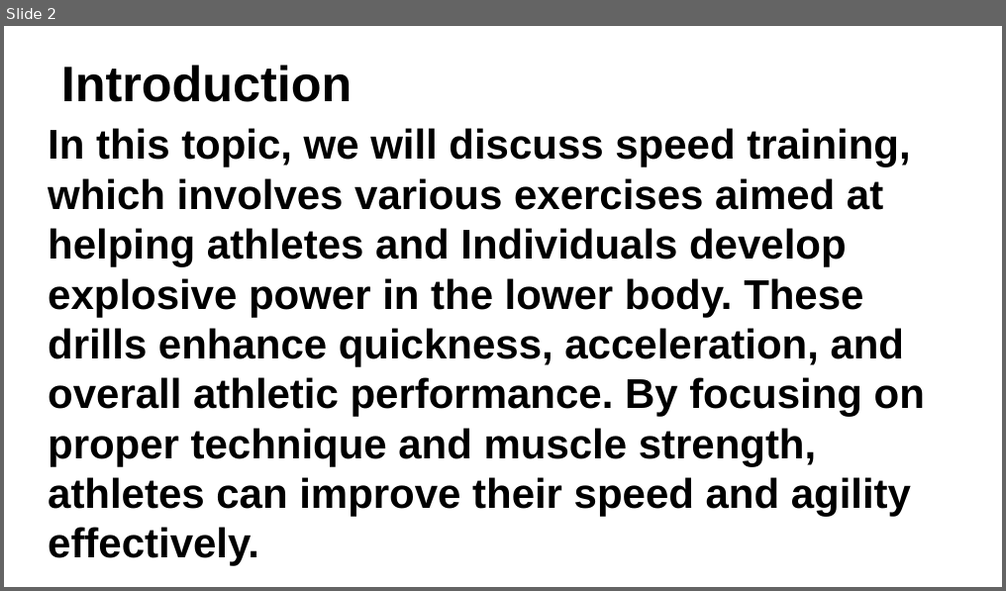
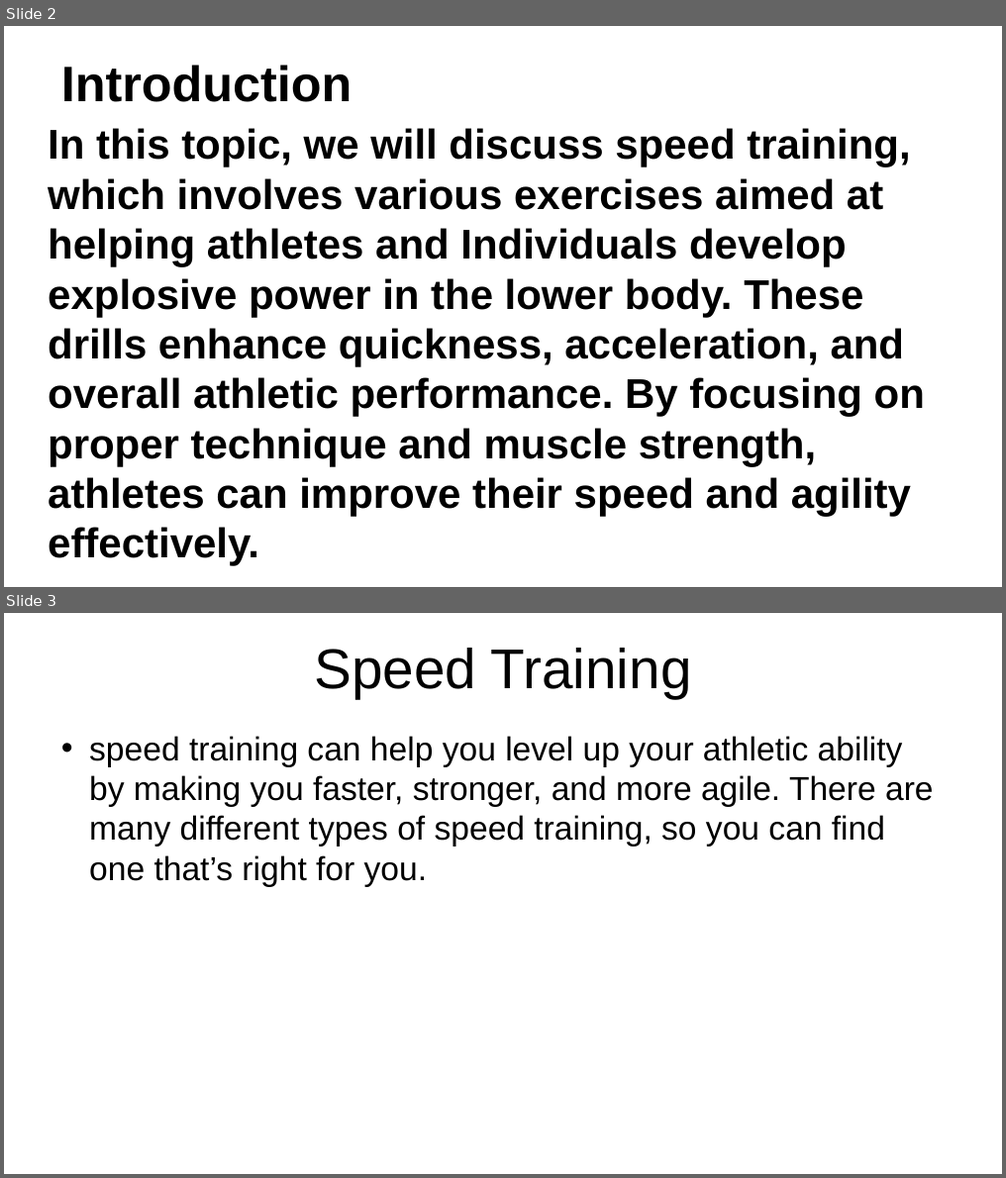
Before and after one commit to troy600/DSA, a slide deck: speedandtraining.pptx. Shown one above the other, each under a label of ours: slide 2 before the commit, slides 2 and 3 after it. The pictures are 1006x591 and 1006x1178 pixels, drawn with LibreOffice and Linux fonts; fonts in the diff are those of the drawing; background and template pictures are left out. Boxes give left, top, right and bottom in pixels: in the first picture for what was removed or moved away, otherwise in the second. Text is boxed around its words. In the diff, an @@ line names an element or a change of style, - is before the commit and + after.

Commit message:
uadded speed training still not enough

```diff
--- a/speedandtraining.pptx
+++ b/speedandtraining.pptx
@@ slide 3 added at [4,613,1002,1174], background picture (left out) @@
@@ title added at [314,648,692,698], 54 pt, text #000000 @@
+Speed Training
@@ text added at [89,736,934,887], 32 pt, text #000000 @@
+• speed training can help you level up your athletic ability by making you faster, stronger, and more agile. There are many different types of speed training, so you can find one that’s right for you.
```
Also in this commit, not shown: 13 other slides added.
